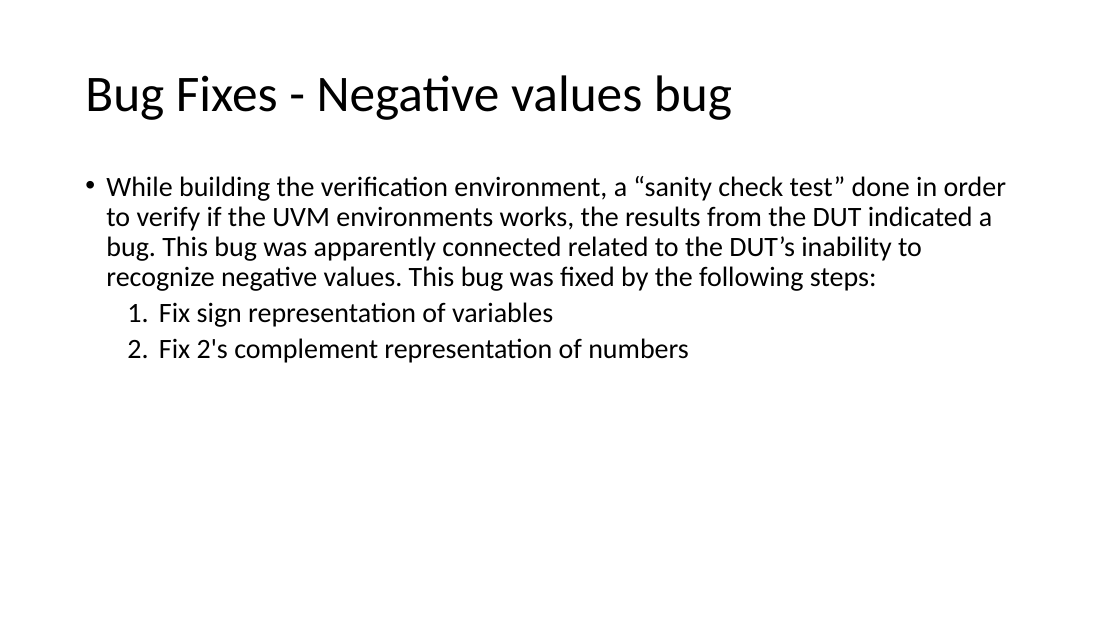
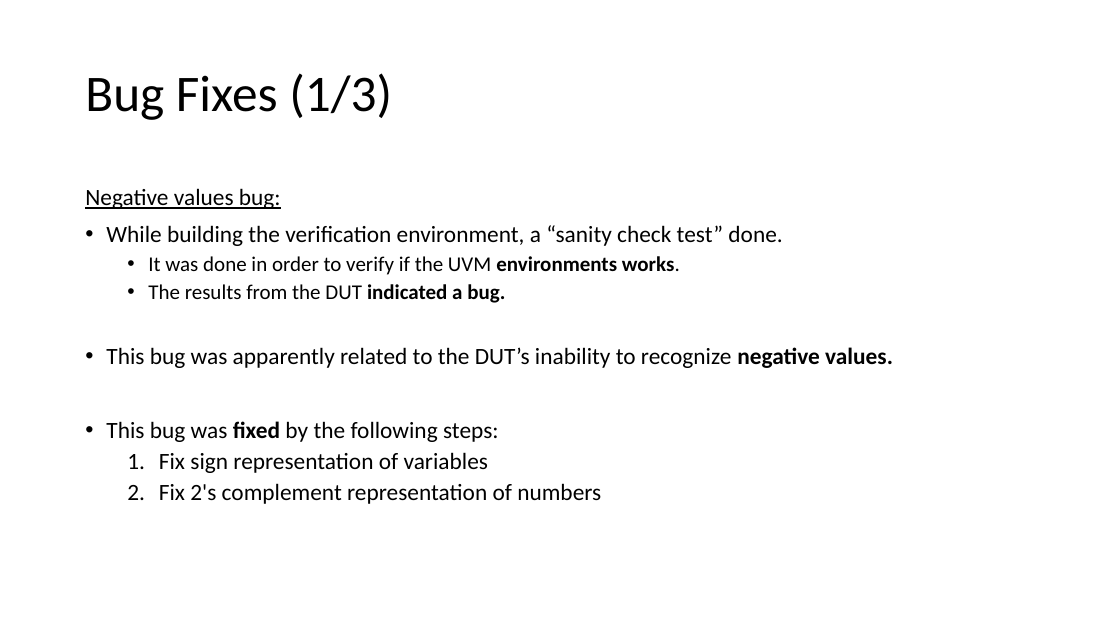
Before and after one commit to liotahuf/UVM_project, a slide deck: slide 31 of Final presentation 3.pptx. Drawn at 1120x630 pixels with LibreOffice and Linux fonts; fonts in the diff are those of the drawing. Boxes give left, top, right and bottom in pixels: in the first picture for what was removed or moved away, otherwise in the second. Text is boxed around its words. In the diff, an @@ line names an element or a change of style, - is before the commit and + after.

```diff
--- a/Final presentation 3.pptx
+++ b/Final presentation 3.pptx
@@ title at box(85, 73, 392, 120): text changed @@
-Bug Fixes - Negative values bug
+Bug Fixes (1/3)
@@ text "Negative values bug:": place and size @@
-text "Negative values bug:" at box(106, 176, 1006, 363)
+text "Negative values bug:" at box(85, 188, 893, 504)
@@ text at box(85, 188, 893, 442): text changed; size 24 to 20 pt @@
-• While building the verification environment, a “sanity check test” done in order to verify if the UVM environments works, the results from the DUT indicated a bug. This bug was apparently connected related to the DUT’s inability to recognize negative values. This bug was fixed by the following steps:
+Negative values bug:
+• While building the verification environment, a “sanity check test” done.
+  • It was done in order to verify if the UVM environments works.
+  • The results from the DUT indicated a bug.
+• This bug was apparently related to the DUT’s inability to recognize negative values.
+• This bug was fixed by the following steps:
@@ text at box(159, 452, 601, 504): size 24 to 20 pt in "Fix sign representation of variables", "Fix 2's complement representation of numbers" @@
```
Also in this commit, not shown: 3 other slides changed.
